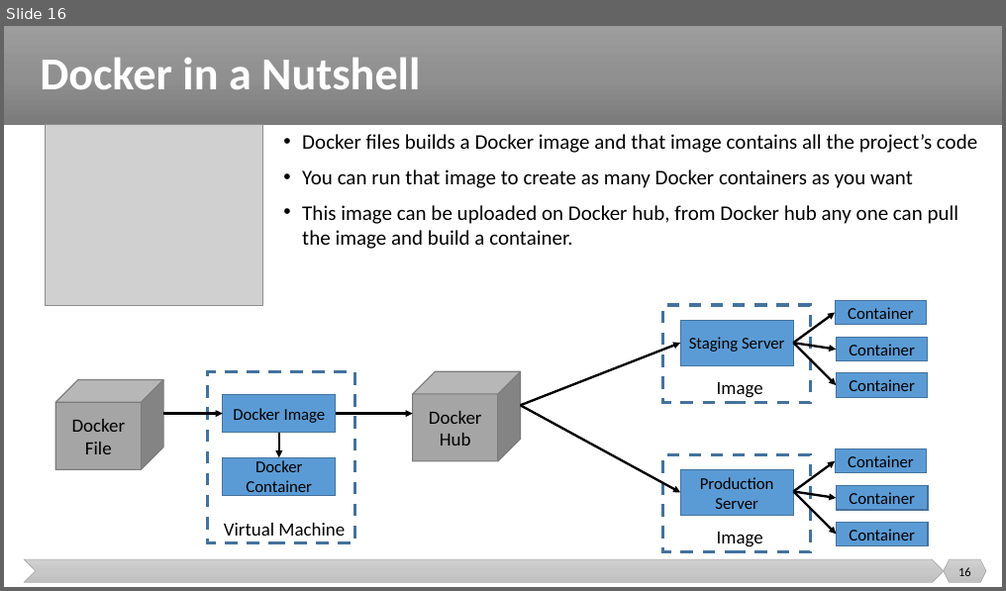
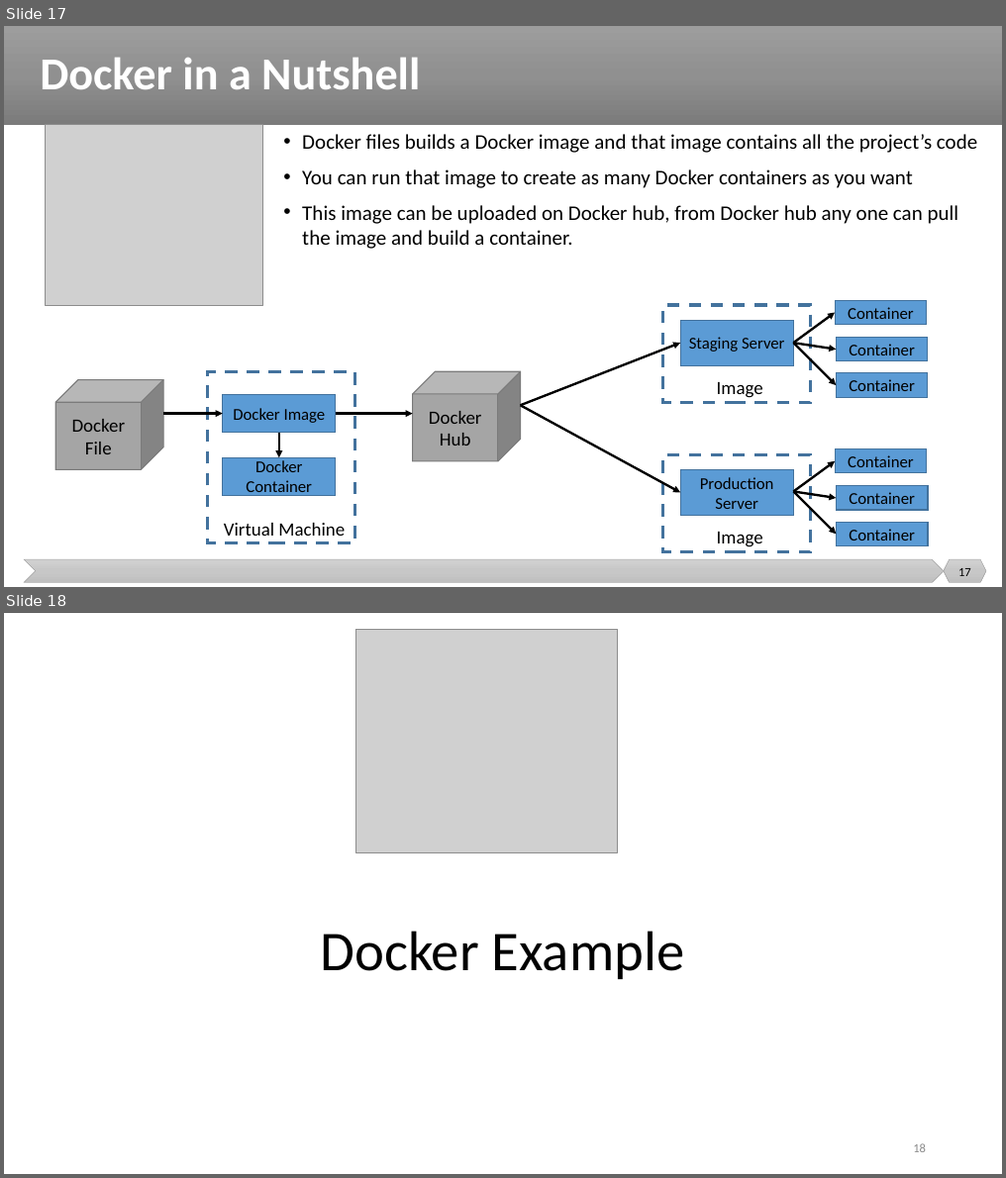
Before and after one commit to malenezi/malenezi, a slide deck: SE489/Lectures/4-Containerization/Containerization.pptx. Shown one above the other, each under a label of ours: slide 16 before the commit, slides 17 and 18 after it. The pictures are 1006x591 and 1006x1178 pixels, drawn with LibreOffice and Linux fonts; fonts in the diff are those of the drawing; grey boxes stand for pictures. Boxes give left, top, right and bottom in pixels: in the first picture for what was removed or moved away, otherwise in the second. Text is boxed around its words. In the diff, an @@ line names an element or a change of style, - is before the commit and + after.

```diff
--- a/SE489/Lectures/4-Containerization/Containerization.pptx
+++ b/SE489/Lectures/4-Containerization/Containerization.pptx
@@ slide 18 added at [4,613,1002,1174], background #FFFFFF @@
@@ picture added at [355,630,618,854] @@
@@ title added at [320,931,685,979], 54 pt, text #000000 @@
+Docker Example
@@ page number added at [913,1144,926,1153], 12 pt, text #8C8C8C @@
+18
@@ what was slide 16 is now slide 17 @@
@@ page number at [958,569,971,576]: text changed @@
-16
+17
```
Also in this commit, not shown: 17 other slides added.
